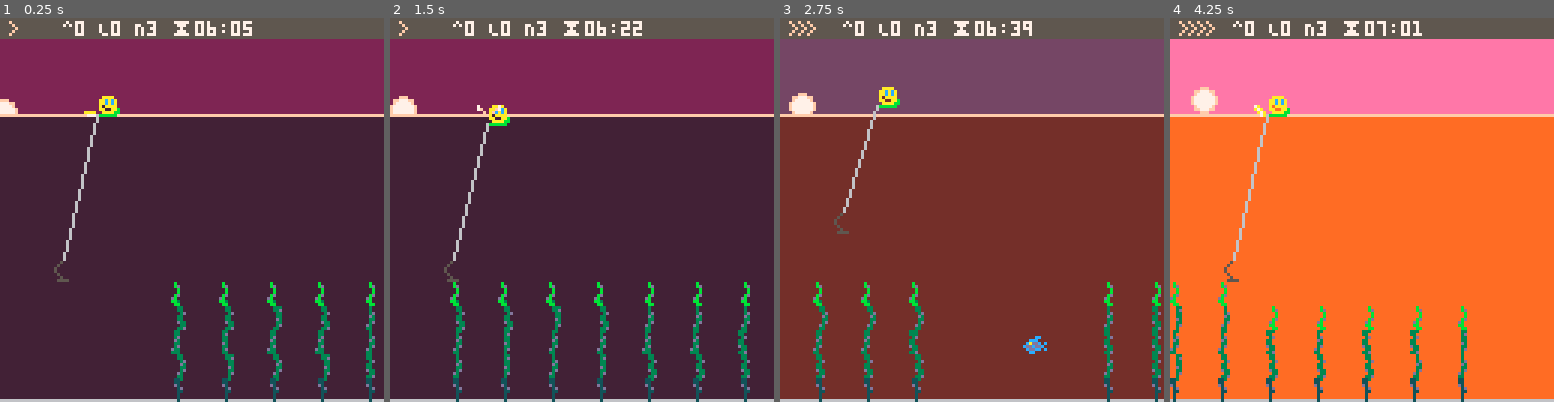
Above: before the commit, frames 1-4 (left to right).
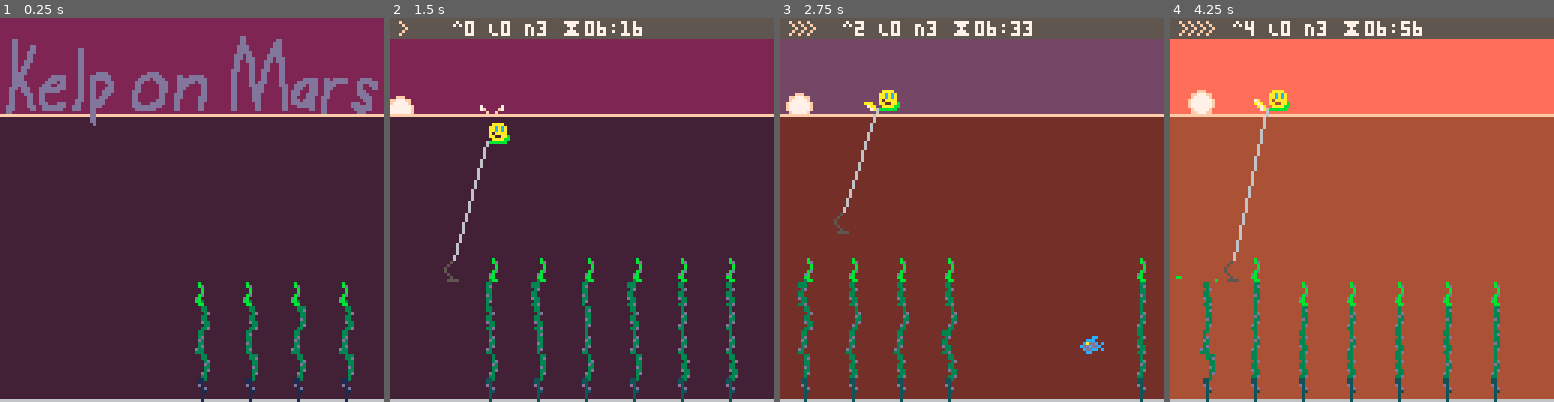
Above: after the commit, the same moments.

Repository: broquaint/pico8-carts
Game: PICO-8 cartridge eggjam18.p8
Same seed, same stepped clock (60 frames per second), same inputs: the game is played once before the commit and once after it.
Inputs:
- Up to frame 1 (0.25 s): no input
- Up to frame 2 (1.5 s): tap X (X key) at 0.33, 1.07 s; tap O (Z key) at 0.7 s
- Up to frame 3 (2.75 s): hold Right 1.6-2.1 s; tap O (Z key) at 1.7, 2.1, 2.5 s; tap X (X key) at 1.85 s; hold Up 2.15-2.42 s; hold Right from 2.47 s (still down)
- Up to frame 4 (4.25 s): tap O (Z key) every 0.4 s from 2.9 to 4.1 s; tap X (X key) at 2.97, 4.08 s; release Right at 3.03 s; hold Left 3.08-3.58 s; hold Down 3.63-3.97 s; hold Right from 4.02 s (still down)

The runs differ from the first frame. In frame 1, 15% of the frame differs, in the area x 0-100%, y 0-100%; in frame 2, 7.6%; in frame 3, 6.0%; in frame 4, 93%.

Commit message:
Name game and add title screen
Not the best name ever but an improvement on eggjam18 at least.

Diff:
--- a/eggjam18.p8
+++ b/eggjam18.p8
@@ -219,7 +219,25 @@
 end
 
 function _init()
-   init_day()
+   -- init_day()
+   game_state = game_state_title
+   g_anims = {}
+   frame_count = 0
+
+   cam = make_obj({
+         x = 0,
+         y = 0,
+   })
+
+   local horizon = 32
+   local azimuth = 8
+   sun = make_obj({
+         x = 0,
+         y = horizon,
+         minute = 0,
+   })
+
+   init_lakebed()
 end
 
 function animate_splash()
@@ -408,7 +426,7 @@
    end
 
    -- jump/water physics
-   if btn(b_x) and not player.jumping then
+   if frame_count > 10 and btn(b_x) and not player.jumping then
       player.speed_y = -3
       player.jumping = true
       player.bounces = 1
@@ -472,14 +490,35 @@
 
    if game_state == game_state_playing then
       harvest_kelp()
-   elseif game_state == game_state_day_summary or game_state == game_state_run_summary then
+   elseif game_state == game_state_day_summary or game_state == game_state_run_summary or game_state then
       if btnp(b_x) then
          init_day()
       end
    end
 end
 
-function draw_harvesting()
+function draw_kelp()
+   for kelp in all(lakebed) do
+      if kelp.x > (cam.x-8) and kelp.x < (cam.x+127) then
+         for i = 1,kelp.height-1 do
+            local s1 = kelp.sprites[i]
+            local s2 = kelp.sprites[i+1]
+            local y1 = 1+127-(8*i)+4
+            local y2 = y1 - 8
+            line(s1.x+3, y1, s2.x+3, y2, moss)
+         end
+      end
+   end
+   for kelp in all(lakebed) do
+      if kelp.x > (cam.x-8) and kelp.x < (cam.x+127) then
+         for i = 1,kelp.height do
+            spr(kelp.sprites[i].sprite, kelp.sprites[i].x, 1+127-(8*i))
+         end
+      end
+   end
+end
+
+function draw_sky()
    local hour = sun.minute / 60
    local sky_colour = hour < 0.5 and wine or
       hour < 0.8  and aubergine or
@@ -493,11 +532,10 @@
 
    pal(pink, sky_colour, 1)
    rectfill(cam.x, cam.y,  cam.x+127, cam.y+31, pink)
-
-   pal(ember, coral, 0)
-   circfill(sun.x+cam.x, sun.y, 4, ember)
-   circfill(sun.x+cam.x, sun.y, 3, white)
-
+end
+
+function draw_water()
+   local hour = sun.minute / 60
    local water_colour = hour < 0.5 and port or
       hour < 0.8  and leather or
       hour < 1    and tan or
@@ -515,6 +553,16 @@
 
    pal(ember, olive, 0)
    line(cam.x, 127, cam.x+127, 127, ember)
+end
+
+function draw_harvesting()
+   draw_sky()
+
+   pal(ember, coral, 0)
+   circfill(sun.x+cam.x, sun.y, 4, ember)
+   circfill(sun.x+cam.x, sun.y, 3, white)
+
+   draw_water()
 
    rectfill(cam.x, cam.y, cam.x+127, cam.y+6, slate)
 
@@ -532,24 +580,7 @@
 
    pal(storm, sea, 1)
 
-   for kelp in all(lakebed) do
-      if kelp.x > (cam.x-8) and kelp.x < (cam.x+127) then
-         for i = 1,kelp.height-1 do
-            local s1 = kelp.sprites[i]
-            local s2 = kelp.sprites[i+1]
-            local y1 = 1+127-(8*i)+4
-            local y2 = y1 - 8
-            line(s1.x+3, y1, s2.x+3, y2, moss)
-         end
-      end
-   end
-   for kelp in all(lakebed) do
-      if kelp.x > (cam.x-8) and kelp.x < (cam.x+127) then
-         for i = 1,kelp.height do
-            spr(kelp.sprites[i].sprite, kelp.sprites[i].x, 1+127-(8*i))
-         end
-      end
-   end
+   draw_kelp()
 
    for p in all(gather_particles) do
       pset(p.x, p.y, p.colour)
@@ -586,6 +617,15 @@
 function draw_run_summary()
    print('end of the run!', 16 , 32, white)
    print(dumper('gathered: ^', player.tips, ' L', player.trunks), 16, 48, white)
+end
+
+function draw_title()
+   draw_sky()
+   draw_water()
+
+   sspr(0, 32, 128, 128, 0, 5)
+
+   draw_kelp()
 end
 
 function _draw()
@@ -599,45 +639,78 @@
       draw_day_summary()
    elseif game_state == game_state_run_summary then
       draw_run_summary()
-   end
-end
-…(40 lines of a section not shown)…
+   elseif game_state == game_state_title then
+      draw_title()
+   end
+end
+…(71 lines of a section not shown)…
Not shown, changed: 37 lines of the sprite sheet (__gfx__) section of eggjam18.p8
